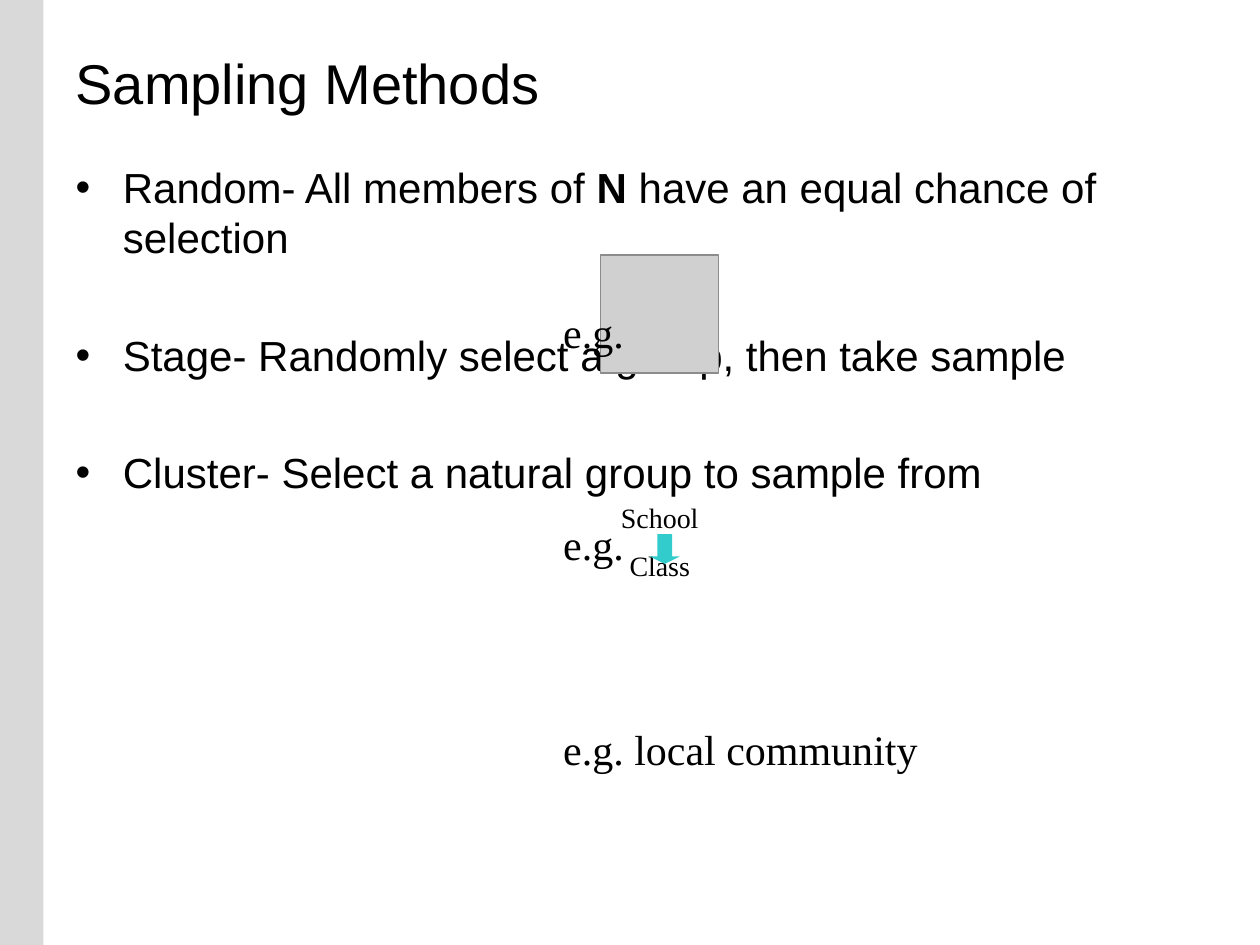
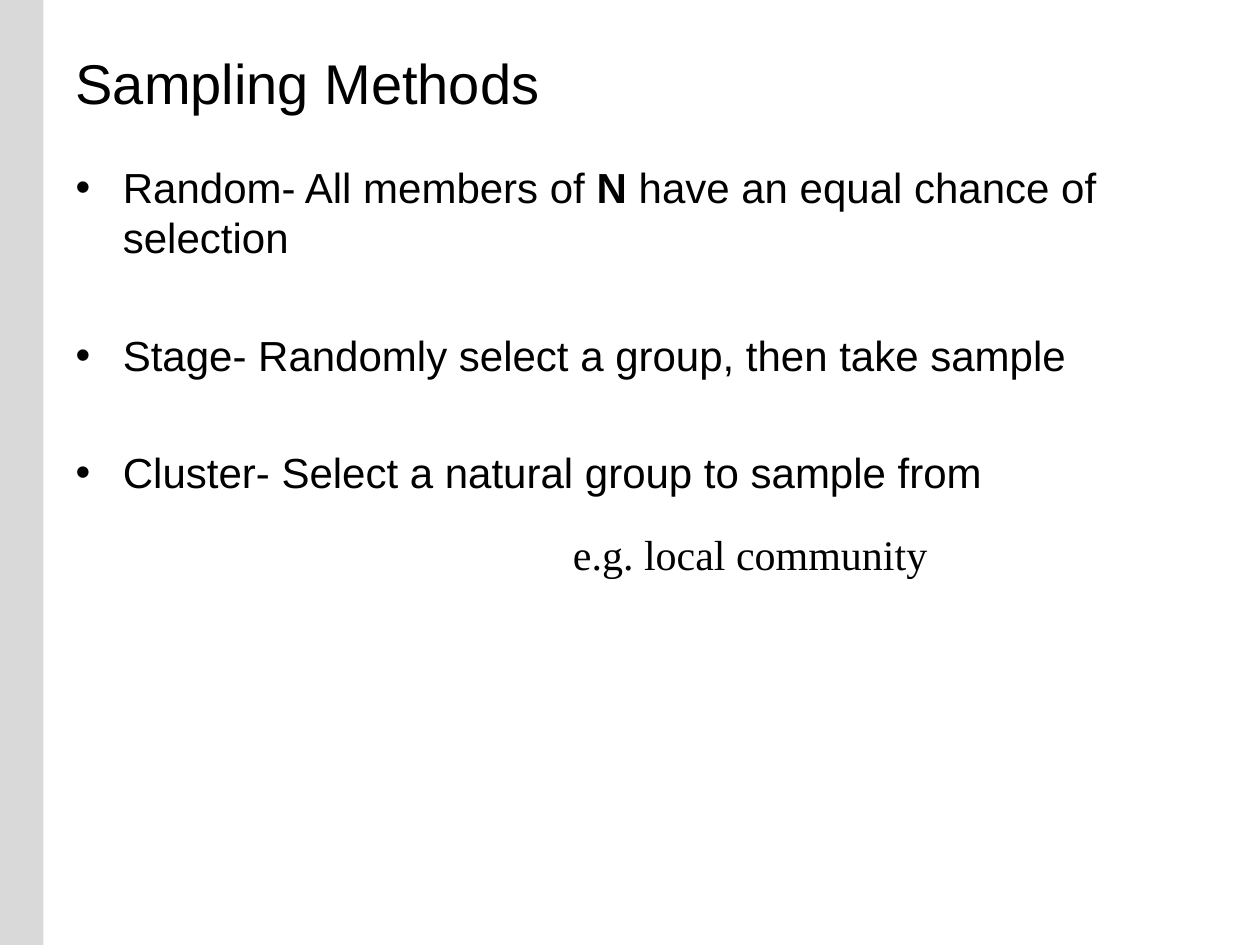
Before and after one commit to buyuhuang/csda1000_FT, a slide deck: slide 67 of day5/1. Lecture/day5_research_design.pptx (slide 80 before the commit). Drawn at 1260x945 pixels with LibreOffice and Linux fonts; fonts in the diff are those of the drawing; grey boxes stand for pictures; background and template pictures are left out. Boxes give left, top, right and bottom in pixels: in the first picture for what was removed or moved away, otherwise in the second. Text is boxed around its words. In the diff, an @@ line names an element or a change of style, - is before the commit and + after.

```diff
--- a/day5/1. Lecture/day5_research_design.pptx
+++ b/day5/1. Lecture/day5_research_design.pptx
@@ picture removed at <box>600,255,718,373</box> @@
@@ text removed at <box>563,315,624,357</box> @@
-e.g.
@@ text removed at <box>621,508,699,577</box> @@
-School
-Class
@@ text "e.g. local community": place and size @@
-text "e.g. local community" at <box>563,736,917,774</box>
+text "e.g. local community" at <box>573,541,927,579</box>
@@ text removed at <box>563,527,624,569</box> @@
-e.g.
@@ down arrow removed at <box>650,534,680,564</box> @@
```
Also in this commit, not shown: 2 other slides changed, 13 slides removed, 52 other files.
